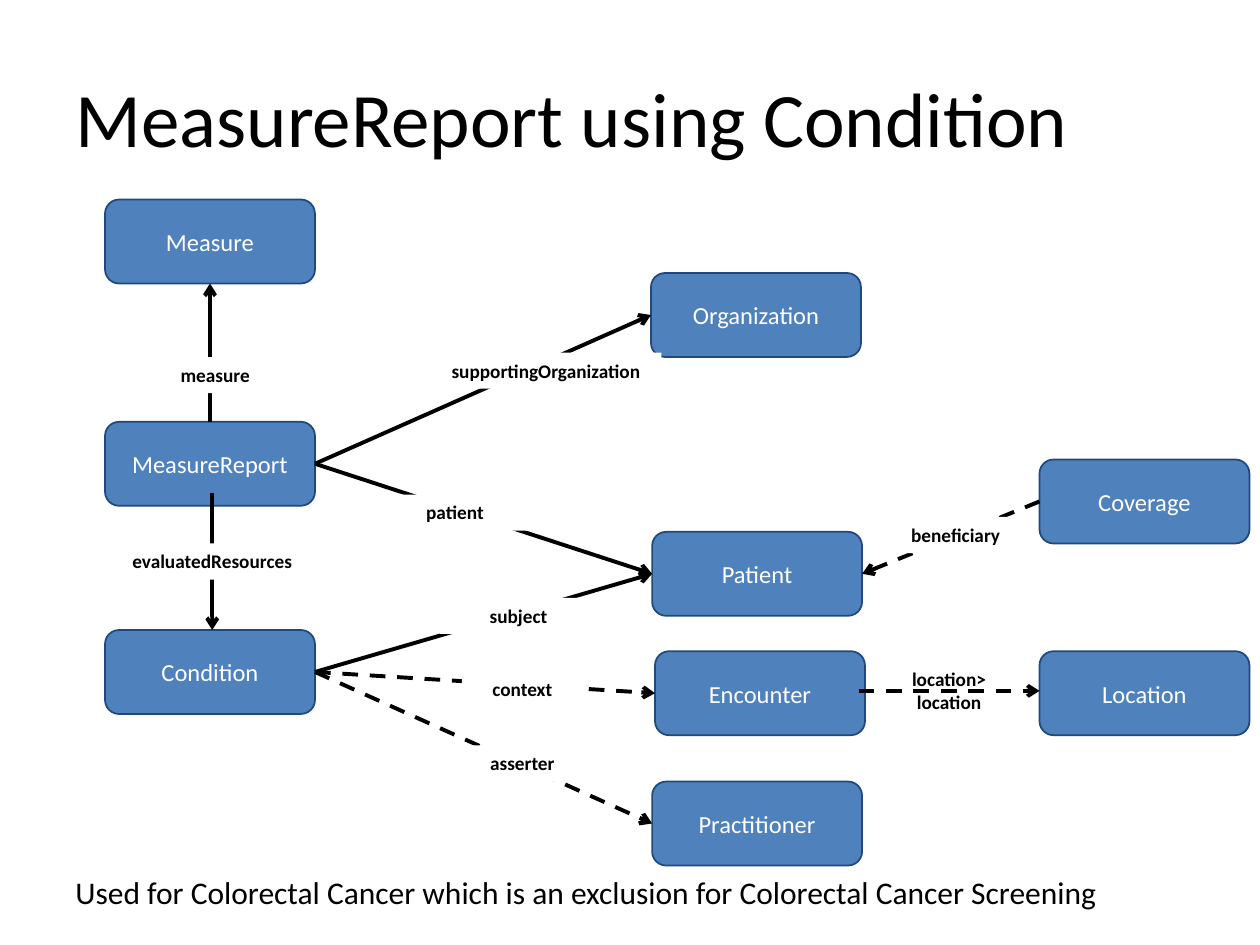
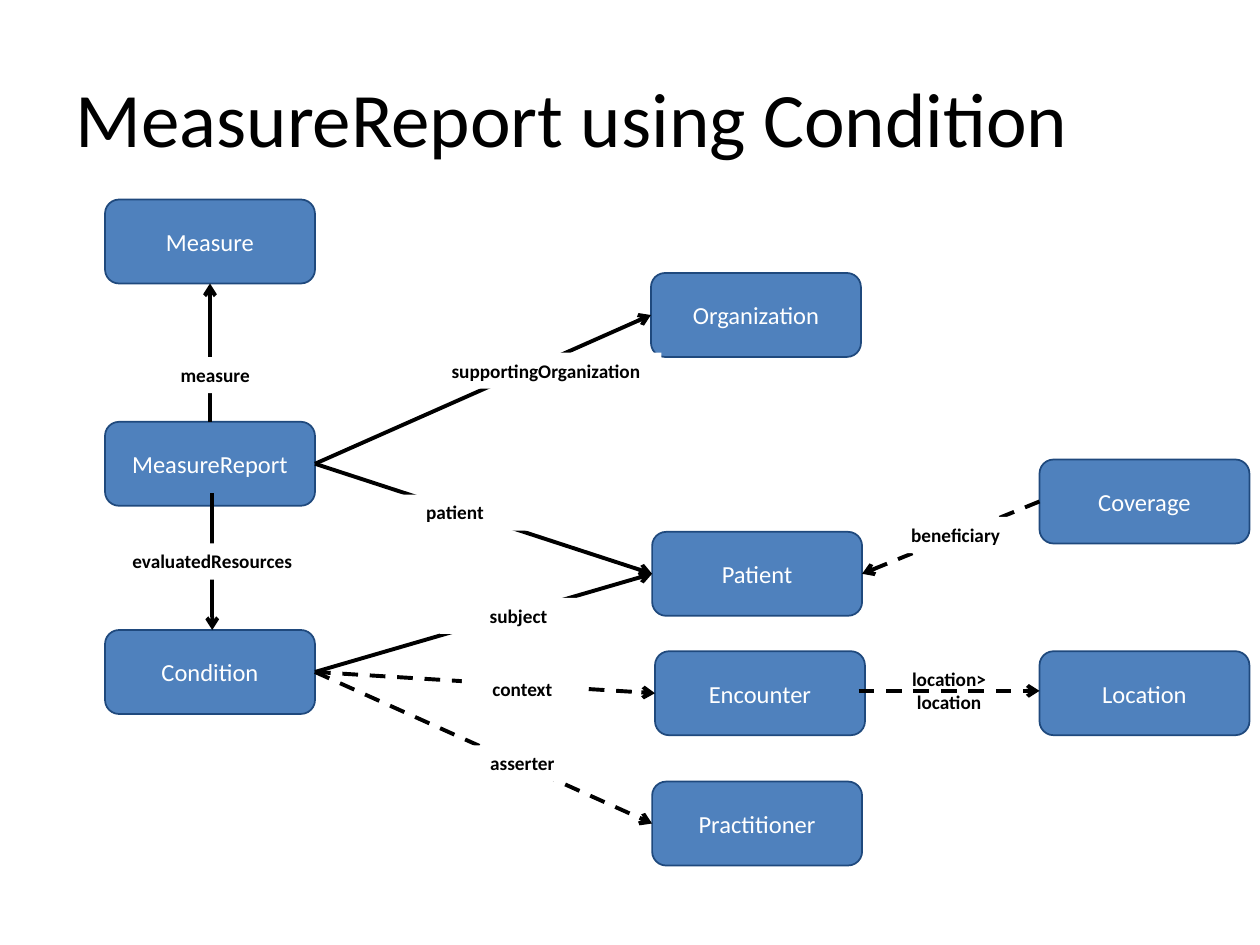
Before and after one commit to HL7/davinci-deqm, a slide deck: slide 11 of source/pages/assets/images/source/DEQM Resource Diagram - COL.pptx. Drawn at 1260x945 pixels with LibreOffice and Linux fonts; fonts in the diff are those of the drawing. Boxes give left, top, right and bottom in pixels: in the first picture for what was removed or moved away, otherwise in the second. Text is boxed around its words. In the diff, an @@ line names an element or a change of style, - is before the commit and + after.

```diff
--- a/source/pages/assets/images/source/DEQM Resource Diagram - COL.pptx
+++ b/source/pages/assets/images/source/DEQM Resource Diagram - COL.pptx
@@ text removed at [75, 882, 1096, 910] @@
-Used for Colorectal Cancer which is an exclusion for Colorectal Cancer Screening
```
Also in this commit, not shown: 2 other files.
